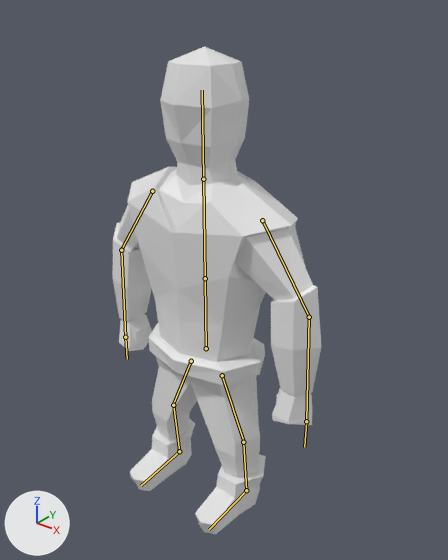
Two versions of the Blender file Animations/ArcherKick.blend, one commit apart.
One viewpoint serves both versions: a 50 mm camera at (6.64, -7.72, 9.77) aimed at (0.3, 0.22, 4.85). Every picture has the same lights, and +X, +Y and +Z are marked at lower left. The bones that bend it are drawn over the model as lines.
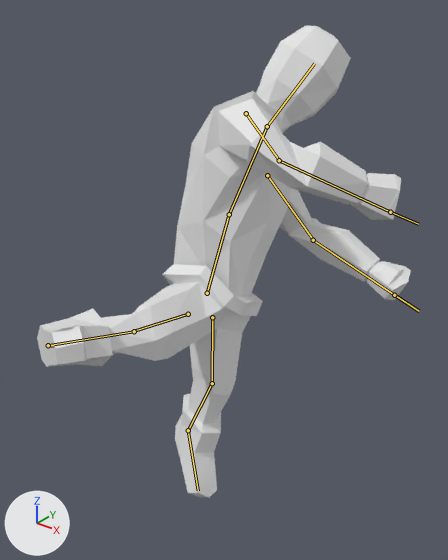
The newer file adds an action. The first version stands in its rest pose; the second is drawn at frame 9 of the action 'ArmatureAction.001'.

Boxes (x1, y1, x2, y2) around the edits, measured in the pictures (448 x 560 px):
'Cube', posed (79% wider)
    before: (113, 47, 321, 534)
    after: (37, 26, 411, 498)
bone 'Root', root to tip
    before: (206, 348) to (205, 278)
    after: (207, 293) to (229, 214)
bone 'Chest', root to tip
    before: (205, 278) to (203, 179)
    after: (229, 214) to (267, 126)
bone 'Shoulder.R', root to tip
    before: (152, 191) to (121, 249)
    after: (246, 113) to (279, 160)
bone 'Arm.R', root to tip
    before: (121, 250) to (125, 337)
    after: (279, 160) to (390, 212)
bone 'Shoulder.L', root to tip
    before: (262, 220) to (309, 316)
    after: (267, 175) to (313, 239)
bone 'Arm.L', root to tip
    before: (309, 317) to (306, 421)
    after: (313, 240) to (394, 295)
bone 'Head', root to tip
    before: (203, 179) to (202, 90)
    after: (267, 126) to (314, 63)
bone 'Leg.R', root to tip
    before: (191, 361) to (173, 405)
    after: (188, 314) to (134, 331)
bone 'Calf.R', root to tip
    before: (173, 405) to (179, 451)
    after: (134, 331) to (48, 345)
bone 'Foot.R', root to tip
    before: (179, 451) to (141, 485)
    after: (48, 345) to (54, 345)
bone 'Leg.L', root to tip
    before: (222, 375) to (244, 442)
    after: (212, 317) to (212, 384)
bone 'Calf.L', root to tip
    before: (243, 442) to (246, 490)
    after: (212, 383) to (188, 430)
bone 'Foot.L', root to tip
    before: (246, 490) to (209, 529)
    after: (188, 430) to (198, 490)

What the commit changed:
Bone 'Root' (bone_root) moves from (0.0, 0.0, 0.0) to (-0.01, 1.18, -0.06).
Bone 'Root' (bone_root) turns from (0, 0, 0) to (-93, 62, -92) degrees about its own x, y and z.
Bone 'Chest' (bone_chest) turns from (0, 0, 0) to (0, 17, -13) degrees about its own x, y and z.
Bone 'Shoulder.R' (bone_shoulder_r) moves from (0.0, 0.0, 0.0) to (0.01, 0.0, -0.02).
Bone 'Shoulder.R' (bone_shoulder_r) turns from (0, 0, 0) to (19, 4, -36) degrees about its own x, y and z.
Bone 'Arm.R' (bone_arm_r) turns from (0, 0, 0) to (-71, 17, -74) degrees about its own x, y and z.
Bone 'Shoulder.L' (bone_shoulder_l) moves from (0.0, 0.0, 0.0) to (-0.01, 0.02, 0.01).
Bone 'Shoulder.L' (bone_shoulder_l) turns from (0, 0, 0) to (-30, 6, 36) degrees about its own x, y and z.
Bone 'Arm.L' (bone_arm_l) turns from (0, 0, 0) to (-55, -51, 37) degrees about its own x, y and z.
Bone 'Head' (bone_head) turns from (0, 0, 0) to (28, -51, -15) degrees about its own x, y and z.
Bone 'Leg.R' (bone_leg_r) turns from (0, 0, 0) to (-12, -29, -46) degrees about its own x, y and z.
Bone 'Calf.R' (bone_calf_r) turns from (0, 0, 0) to (26, 49, 25) degrees about its own x, y and z.
Bone 'Foot.R' (bone_foot_r) turns from (0, 0, 0) to (-9, 1, 1) degrees about its own x, y and z.
Bone 'Leg.L' (bone_leg_l) turns from (0, 0, 0) to (-1, 22, 2) degrees about its own x, y and z.
Bone 'Calf.L' (bone_calf_l) moves from (0.0, 0.0, 0.0) to (0.0, -0.01, 0.0).
Bone 'Calf.L' (bone_calf_l) turns from (0, 0, 0) to (14, 1, -8) degrees about its own x, y and z.
Bone 'Foot.L' (bone_foot_l) turns from (0, 0, 0) to (-29, -5, 5) degrees about its own x, y and z.
